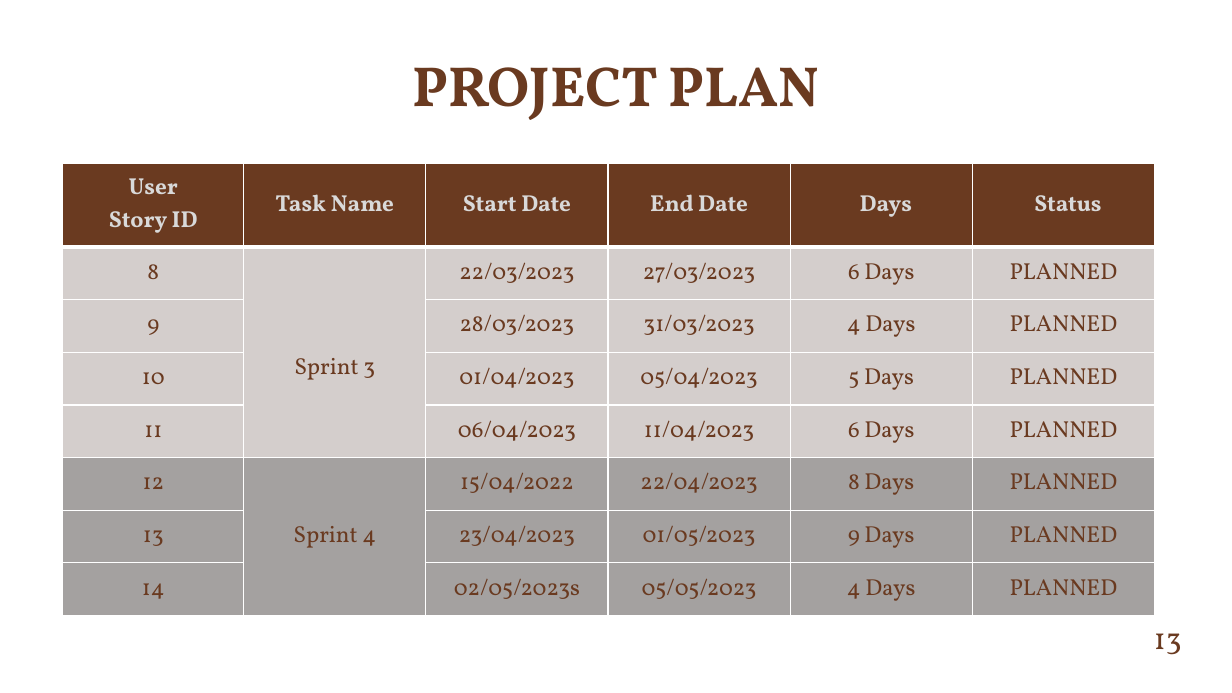
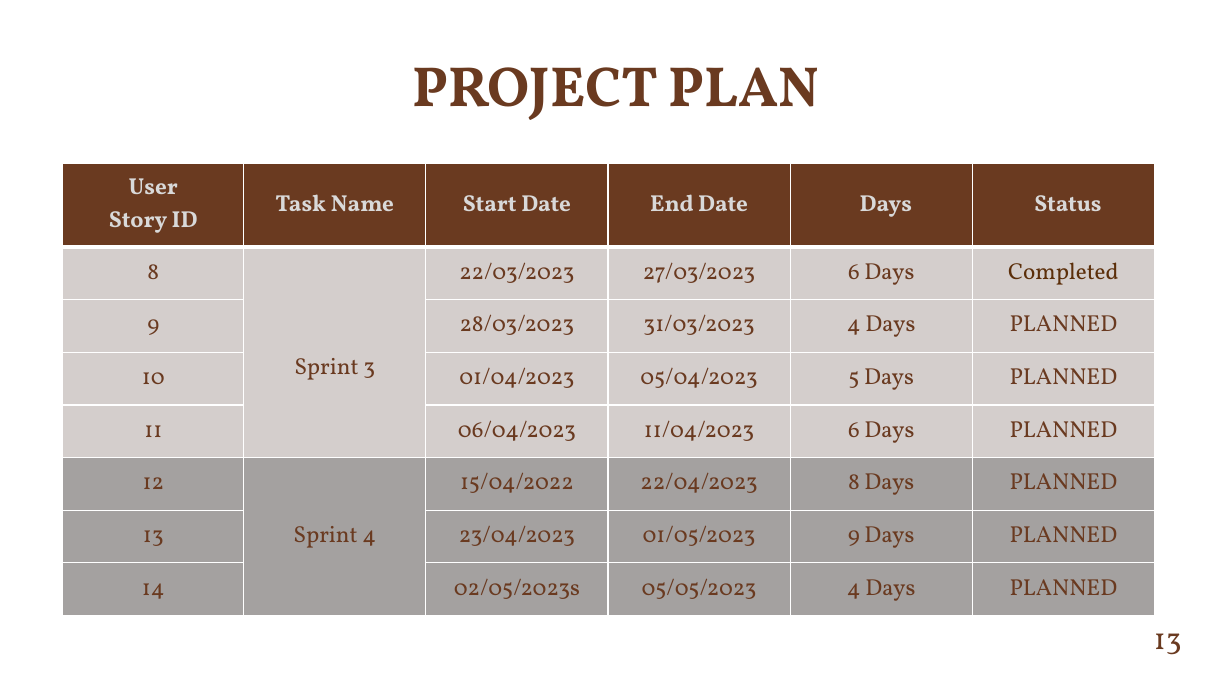
Before and after one commit to NihalNazer/MainProject, a slide deck: slide 13 of ATTENTION MECHANISM-BASED CROWD COUNTING WITH CNN.pptx. Drawn at 1232x693 pixels with LibreOffice and Linux fonts; fonts in the diff are those of the drawing; background and template pictures are left out. Boxes give left, top, right and bottom in pixels: in the first picture for what was removed or moved away, otherwise in the second. Text is boxed around its words. In the diff, an @@ line names an element or a change of style, - is before the commit and + after.

```diff
--- a/ATTENTION MECHANISM-BASED CROWD COUNTING WITH CNN.pptx
+++ b/ATTENTION MECHANISM-BASED CROWD COUNTING WITH CNN.pptx
@@ table at (63,164,1154,616) @@
-row 2, column 6: PLANNED
+row 2, column 6: Completed
```
Also in this commit, not shown: 2 other slides changed, 1 other file.
